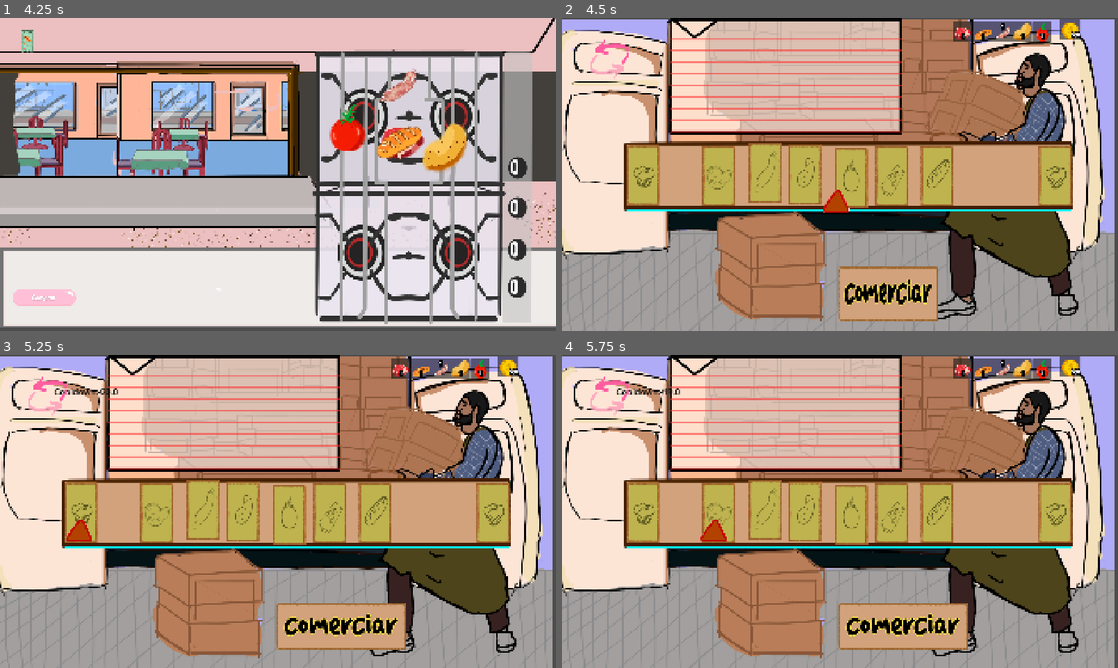
Above: before the commit, frames 1-4 (two rows, left to right).
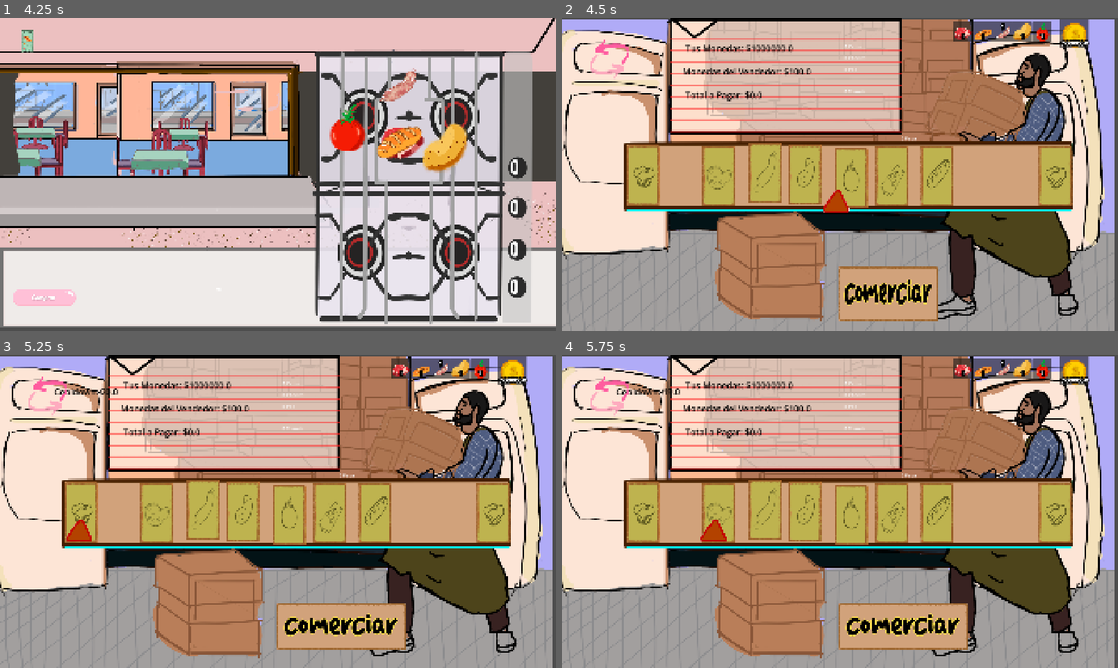
Above: after the commit, the same moments.

Repository: KimHana1/chorikazam
Game: Godot game, scene res://Escenas/control.tscn
The game is run twice, just before and just after one commit, with the same random seed, the same clock (stepped at 60 frames per second) and the same inputs.
Inputs (mouse positions are in pixels of both pictures, inside the frame that each line leads up to):
- Up to frame 1 (4.25 s): click "Atender" at 0.5 s; click (261, 215) at 1.25 s; click (366, 58) at 2 s; click (122, 52) at 2.75 s; click (261, 221) at 3.5 s
- Up to frame 2 (4.5 s): click (606, 305) at 4.25 s
- Up to frame 3 (5.25 s): click (328, 630) at 5 s
- Up to frame 4 (5.75 s): no input

Frame 1 is identical in both runs. In frame 2, 1.2% of the frame differs, in the area x 21-95%, y 0-40%; in frame 3, 1.2%; in frame 4, 1.2%.
Error before the commit: Invalid access to property or key 'monedas_jugador' on a base object of type 'Nil'. (res://Script/monedas.gd:12)

Commit message:
volvieron las monedas , no se actualiza el inventario global

Diff:
--- a/Comercio/comer/EscenasComercio/InventarioGlobal.tscn
+++ b/Comercio/comer/EscenasComercio/InventarioGlobal.tscn
@@ -2,6 +2,7 @@
 
 [ext_resource type="PackedScene" uid="uid://e7xc1xcaym4m" path="res://Comercio/comer/EscenasComercio/ui_ingrediente_inventario.tscn" id="1_migqq"]
 [ext_resource type="Script" uid="uid://c6dkwhihnb2p8" path="res://Script/escena_principal.gd" id="1_yg8mm"]
+[ext_resource type="Script" uid="uid://dd3opo56bnw3l" path="res://Script/ui_ingrediente_inventario.gd" id="3_0vv8h"]
 [ext_resource type="Texture2D" uid="uid://dvyjwqpp74ehv" path="res://Sprites/ingredientes/pan.png" id="3_yg8mm"]
 [ext_resource type="Texture2D" uid="uid://dmopfrmf6phov" path="res://Sprites/ingredientes/papa.png" id="4_2s3y2"]
 [ext_resource type="Texture2D" uid="uid://bjv6tmtjmv0oa" path="res://Sprites/ingredientes/carne.png" id="5_av0tx"]
@@ -19,6 +20,7 @@
 
 [node name="UI Pan2" parent="." unique_id=991094107 groups=["ingrediente_global"] instance=ExtResource("1_migqq")]
 layout_mode = 2
+script = ExtResource("3_0vv8h")
 
 [node name="MarginContainer" parent="UI Pan2" index="0" unique_id=352211584]
 material = SubResource("CanvasItemMaterial_yg8mm")
@@ -31,6 +33,7 @@
 
 [node name="UI Pan" parent="." unique_id=1690099950 groups=["ingrediente_global"] instance=ExtResource("1_migqq")]
 layout_mode = 2
+script = ExtResource("3_0vv8h")
 
 [node name="TextureRect" parent="UI Pan/MarginContainer" parent_id_path=PackedInt32Array(1690099950, 352211584) index="0" unique_id=1733661662]
 texture = ExtResource("3_yg8mm")
@@ -40,6 +43,7 @@
 
 [node name="UI Chorizo" parent="." unique_id=756679913 groups=["ingrediente_global"] instance=ExtResource("1_migqq")]
 layout_mode = 2
+script = ExtResource("3_0vv8h")
 
 [node name="Label" parent="UI Chorizo/MarginContainer" parent_id_path=PackedInt32Array(756679913, 352211584) index="1" unique_id=614238358]
 text = "1
@@ -47,6 +51,7 @@
 
 [node name="UI Pan3" parent="." unique_id=42190810 groups=["ingrediente_global"] instance=ExtResource("1_migqq")]
 layout_mode = 2
+script = ExtResource("3_0vv8h")
 
 [node name="TextureRect" parent="UI Pan3/MarginContainer" parent_id_path=PackedInt32Array(42190810, 352211584) index="0" unique_id=1733661662]
 texture = ExtResource("4_2s3y2")
@@ -57,6 +62,7 @@
 
 [node name="UI Pan4" parent="." unique_id=1445486424 groups=["ingrediente_global"] instance=ExtResource("1_migqq")]
 layout_mode = 2
+script = ExtResource("3_0vv8h")
 
 [node name="TextureRect" parent="UI Pan4/MarginContainer" parent_id_path=PackedInt32Array(1445486424, 352211584) index="0" unique_id=1733661662]
 texture = ExtResource("6_s7vg2")
--- a/Comercio/comer/EscenasComercio/monedas.tscn
+++ b/Comercio/comer/EscenasComercio/monedas.tscn
@@ -26,7 +26,7 @@
 expand_mode = 4
 stretch_mode = 5
 
-[node name="Label" type="Label" parent="MarginContainer" unique_id=1944336993 groups=["ingrediente_global"]]
+[node name="Label" type="Label" parent="MarginContainer" unique_id=1944336993]
 layout_mode = 2
 size_flags_horizontal = 8
 size_flags_vertical = 8
@@ -35,4 +35,3 @@
 theme_override_fonts/font = ExtResource("3_sncc4")
 theme_override_font_sizes/font_size = 60
 text = "100"
-script = ExtResource("1_oyl53")
--- a/Comercio/comer/EscenasComercio/ui_ingrediente_inventario.tscn
+++ b/Comercio/comer/EscenasComercio/ui_ingrediente_inventario.tscn
@@ -1,5 +1,6 @@
 [gd_scene format=3 uid="uid://e7xc1xcaym4m"]
 
+[ext_resource type="Script" uid="uid://dd3opo56bnw3l" path="res://Script/ui_ingrediente_inventario.gd" id="1_p4if3"]
 [ext_resource type="Texture2D" uid="uid://dhw0d0jw1x6ks" path="res://Sprites/ingredientes/chorizo.png" id="2_8xcdo"]
 [ext_resource type="FontFile" uid="uid://dudv2hdvdaykx" path="res://fuente/Vanilla Caramel.otf" id="3_lso8q"]
 
@@ -16,6 +17,7 @@
 offset_bottom = 100.0
 grow_horizontal = 2
 grow_vertical = 2
+script = ExtResource("1_p4if3")
 
 [node name="MarginContainer" type="MarginContainer" parent="." unique_id=352211584]
 layout_mode = 2
--- a/Script/monedas.gd
+++ b/Script/monedas.gd
@@ -1,4 +1,4 @@
-extends Label
+extends PanelContainer
 
 @onready var label = $MarginContainer/Label
 
--- a/project.godot
+++ b/project.godot
@@ -18,7 +18,7 @@
 [autoload]
 
 PedidoManager="*uid://danhfqfuljsa8"
-Global="*uid://po1tpi6f0cvj"
+Global="*uid://dqm3lma626gqc"
 
 [display]
 
Not shown, changed: Autoload/Global.gd.uid
